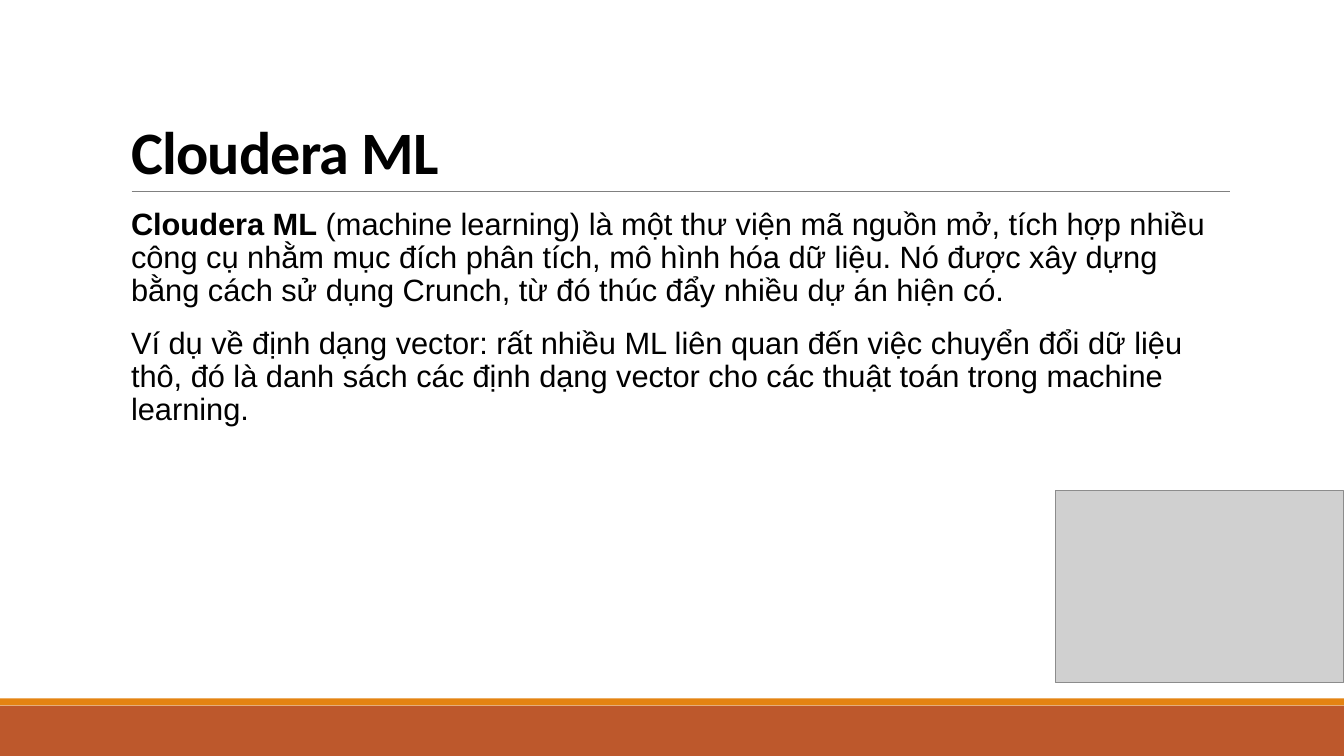
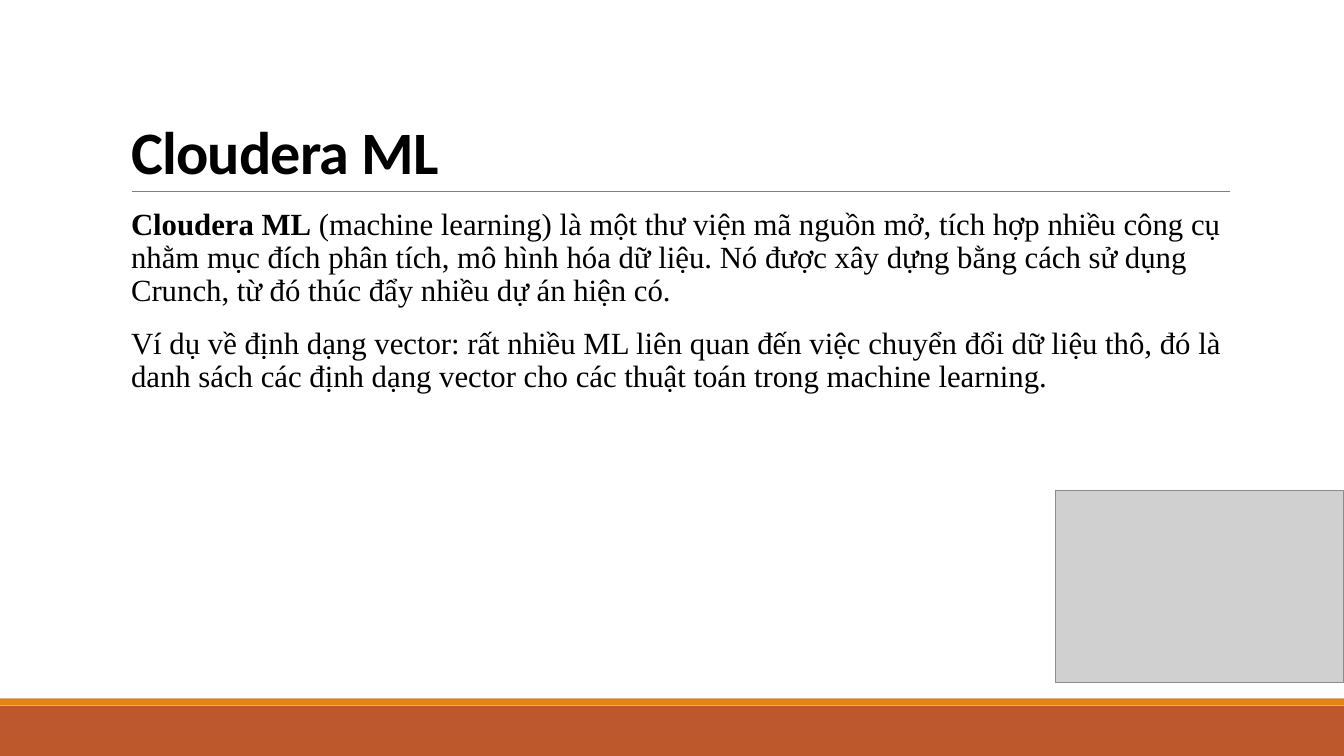
Before and after one commit to sonnv56/Mon-CVDHD-2014, a slide deck: slide 5 of Ngo_Van_Hieu/Xây dựng ứng dụng Với Hadoop.pptx. Drawn at 1344x756 pixels with LibreOffice and Linux fonts; fonts in the diff are those of the drawing; grey boxes stand for pictures. Boxes give left, top, right and bottom in pixels: in the first picture for what was removed or moved away, otherwise in the second. Text is boxed around its words. In the diff, an @@ line names an element or a change of style, - is before the commit and + after.

```diff
--- a/Ngo_Van_Hieu/Xây dựng ứng dụng Với Hadoop.pptx
+++ b/Ngo_Van_Hieu/Xây dựng ứng dụng Với Hadoop.pptx
@@ text "Cloudera ML (machine learning) là ..." at <box>131,212,1220,393</box>: font Arial to Times New Roman @@
```
Also in this commit, not shown: 6 other slides changed, 1 other file.
